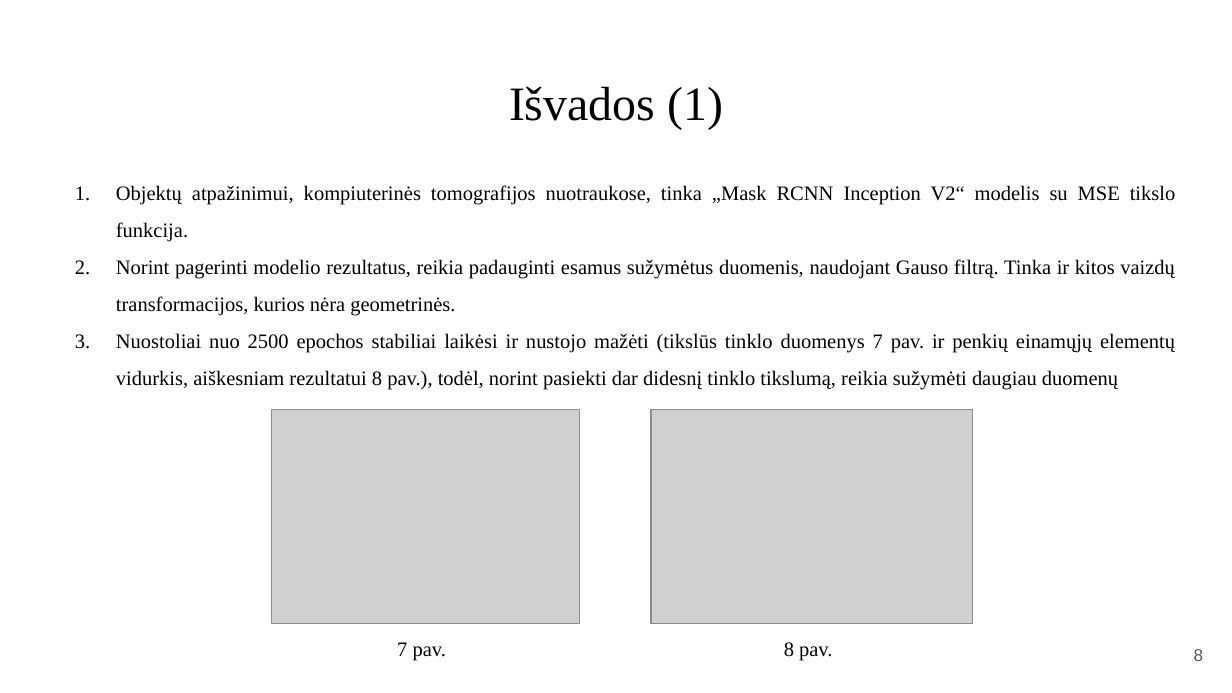
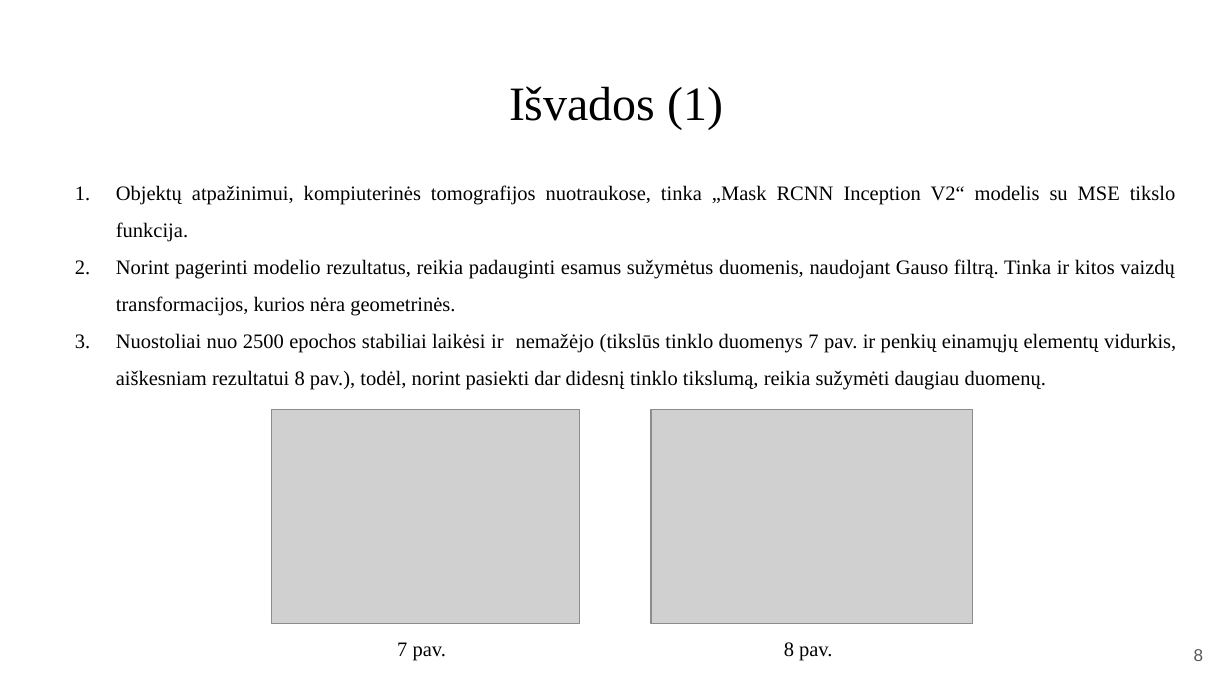
Before and after one commit to PauliusMilmantas/Lung_detection, a slide deck: slide 8 of Pristatymas/Pristatymas.pptx. Drawn at 1232x693 pixels with LibreOffice and Linux fonts; fonts in the diff are those of the drawing; grey boxes stand for pictures. Boxes give left, top, right and bottom in pixels: in the first picture for what was removed or moved away, otherwise in the second. Text is boxed around its words. In the diff, an @@ line names an element or a change of style, - is before the commit and + after.

```diff
--- a/Pristatymas/Pristatymas.pptx
+++ b/Pristatymas/Pristatymas.pptx
@@ text at <box>116,333,1176,390</box>: text changed @@
-3. Nuostoliai nuo 2500 epochos stabiliai laikėsi ir nustojo mažėti (tikslūs tinklo duomenys 7 pav. ir penkių einamųjų elementų vidurkis, aiškesniam rezultatui 8 pav.), todėl, norint pasiekti dar didesnį tinklo tikslumą, reikia sužymėti daugiau duomenų
+3. Nuostoliai nuo 2500 epochos stabiliai laikėsi ir nemažėjo (tikslūs tinklo duomenys 7 pav. ir penkių einamųjų elementų vidurkis, aiškesniam rezultatui 8 pav.), todėl, norint pasiekti dar didesnį tinklo tikslumą, reikia sužymėti daugiau duomenų.
```
Also in this commit, not shown: 3 other slides changed, 4 other files.
